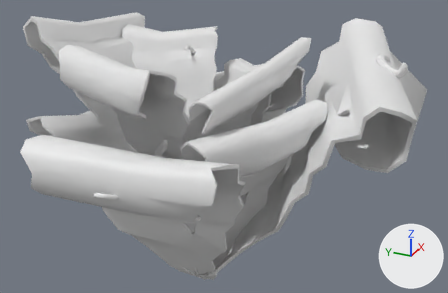
Renders of the FBX model Assets/Projects/2025/DAM_AJEI/G_3/Art/Ingridients/INGREDIENTS/Lettuce_Ingredient.fbx from each side of a commit.
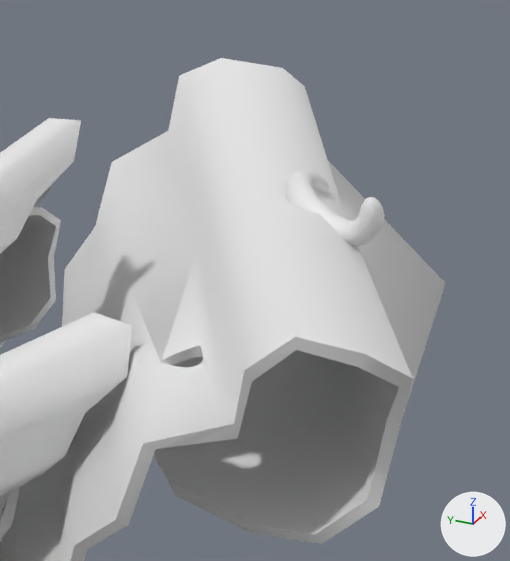
Old and new are each drawn whole from a camera (50 mm lens) standing at (-0.0068, -0.00339, 0.00552) and looking at (0.00026, -0.00021, 0.00199) and again close up on the part from 64% to 100% of the width and 0% to 61% of the height. Lighting does not change. The marker at lower right points along +X, +Y and +Z. The last two pictures show the newer version. Materials are left out; every surface is plain grey.

The first close-up shows 'LETTUCE.003'.
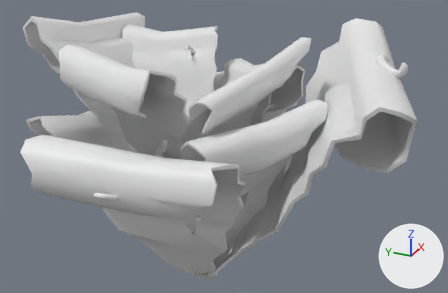
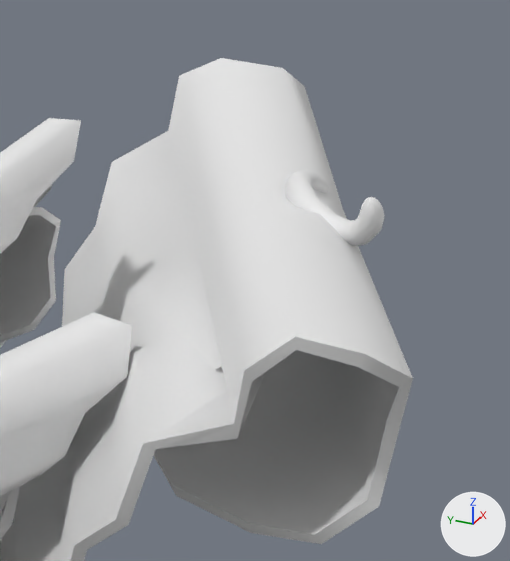
Where the newer file only moved an object's origin or applied its transform, the numbers keep the older frame.

Changed parts and their boxes (x1, y1, x2, y2) in the close-ups (510 x 561 px; the box of a moved part takes in the faces that stretch with it):
part 1 of me_cylinder_018, moved or reshaped
    before: (128, 161, 446, 443)
    after: (128, 198, 368, 443)

What the commit changed:
me_cylinder_018 has 3710 vertices, 4540 faces and spans x -0.002..0.00233, y -0.00276..0.00243, z -0.00005..0.00371.
me_cylinder_018 is used by ob_lettuce_003; location (0.0, 0.0, 0.0).
me_cylinder_018 part 1: 41 vertices moved from x -0.00014..0.00199, y -0.00267..-0.0018, z 0.00279..0.00337 to x -0.00014..0.00199, y -0.0024..-0.00153, z 0.00279..0.00337.
